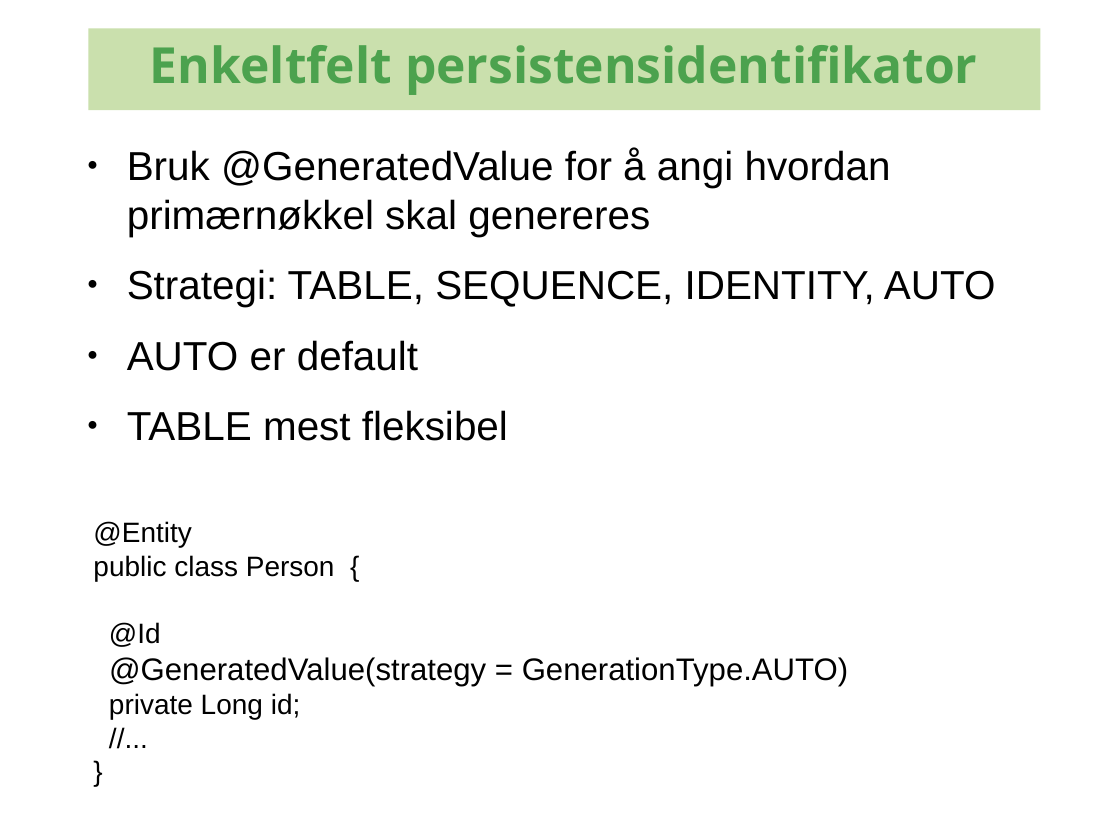
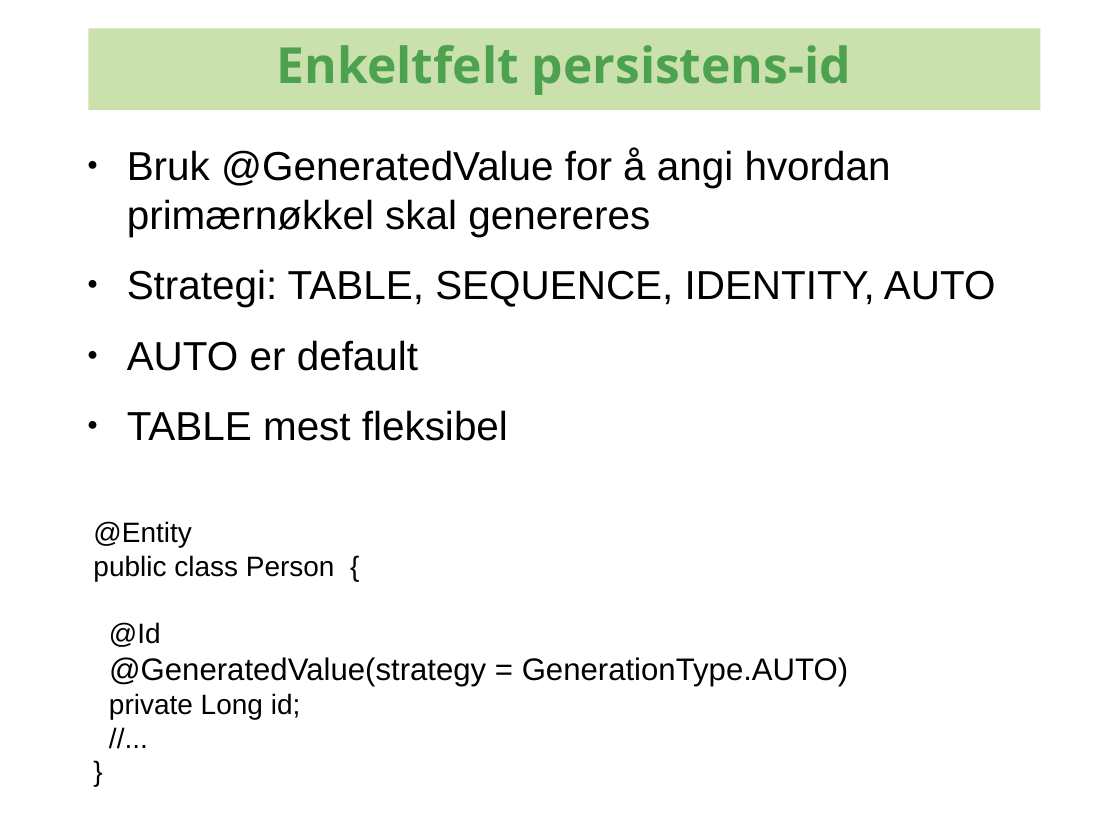
Before and after one commit to kenglxn/seam-maven-refimpl, a slide deck: slide 21 of sandbox/loo/jpa-continued/jpa-continued.odp. Drawn at 1120x840 pixels with LibreOffice and Linux fonts; fonts in the diff are those of the drawing; background and template pictures are left out. Boxes give left, top, right and bottom in pixels: in the first picture for what was removed or moved away, otherwise in the second. Text is boxed around its words. In the diff, an @@ line names an element or a change of style, - is before the commit and + after.

Commit message:
stuff for jpa talk

```diff
--- a/sandbox/loo/jpa-continued/jpa-continued.odp
+++ b/sandbox/loo/jpa-continued/jpa-continued.odp
@@ text in rectangle at (277, 45, 851, 95): text changed @@
-Enkeltfelt persistensidentifikator
+Enkeltfelt persistens-id
```
Also in this commit, not shown: 2 other slides changed, 14 slides added.
